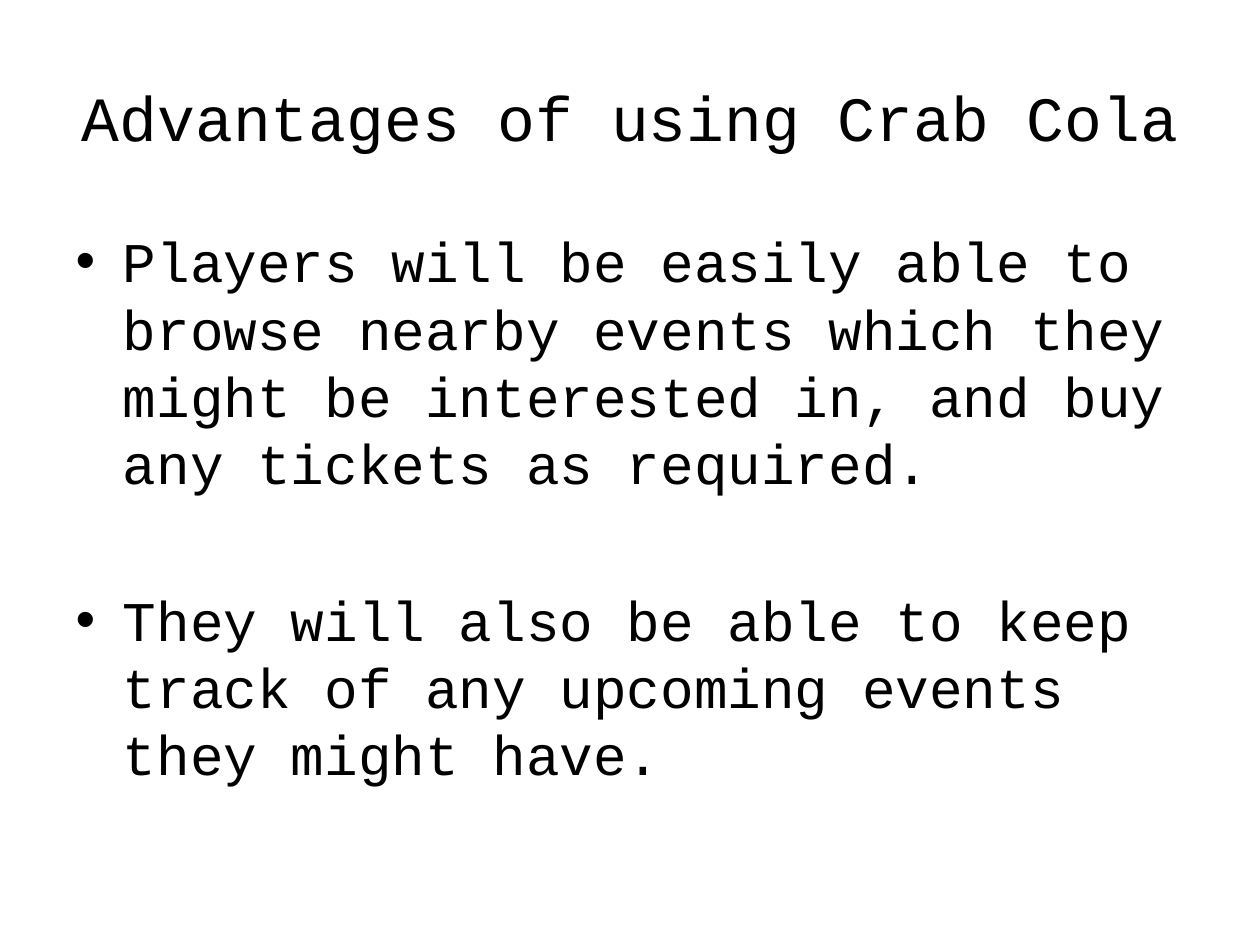
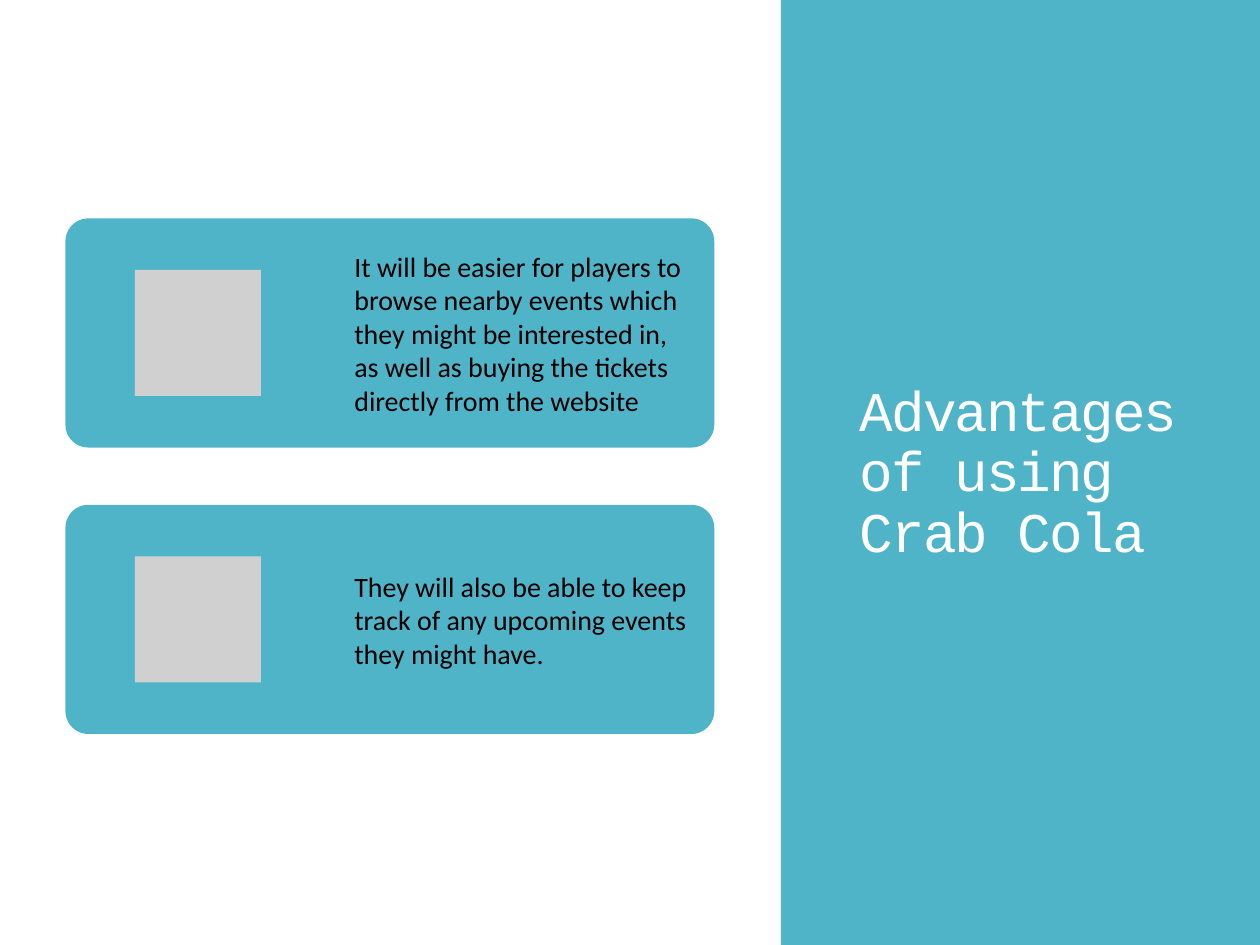
Before and after one commit to enricozammitlon/EsportsHack2019, a slide deck: slide 4 of Presentation.pptx. Drawn at 1260x945 pixels with LibreOffice and Linux fonts; fonts in the diff are those of the drawing; grey boxes stand for pictures; background and template pictures are left out. Boxes give left, top, right and bottom in pixels: in the first picture for what was removed or moved away, otherwise in the second. Text is boxed around its words. In the diff, an @@ line names an element or a change of style, - is before the commit and + after.

```diff
--- a/Presentation.pptx
+++ b/Presentation.pptx
@@ rectangle added at box(781, 0, 1260, 945), fill #50B4C8 @@
@@ title "Advantages of using Crab Cola": place and size @@
-title "Advantages of using Crab Cola" at box(82, 96, 1178, 154)
+title "Advantages of using Crab Cola" at box(860, 390, 1177, 553)
@@ title "Advantages of using Crab Cola" at box(860, 390, 1177, 553): size 36 to 32 pt, text colour #000000 to #FFFFFF, letter spacing 0 to -1.2 pt; alignment centre to left; line spacing 1 to 0.9 @@
@@ text removed at box(123, 242, 1165, 787) @@
-• Players will be easily able to browse nearby events which they might be interested in, and buy any tickets as required.
-• They will also be able to keep track of any upcoming events they might have.
@@ group added at box(66, 218, 714, 735): 2 rounded rectangles, 2 pictures, 2 texts @@
+It will be easier for players to browse nearby events which they might be interested in, as well as buying the tickets directly from the website
+They will also be able to keep track of any upcoming events they might have.
```
Also in this commit, not shown: 6 other slides changed, 1 slide removed.
